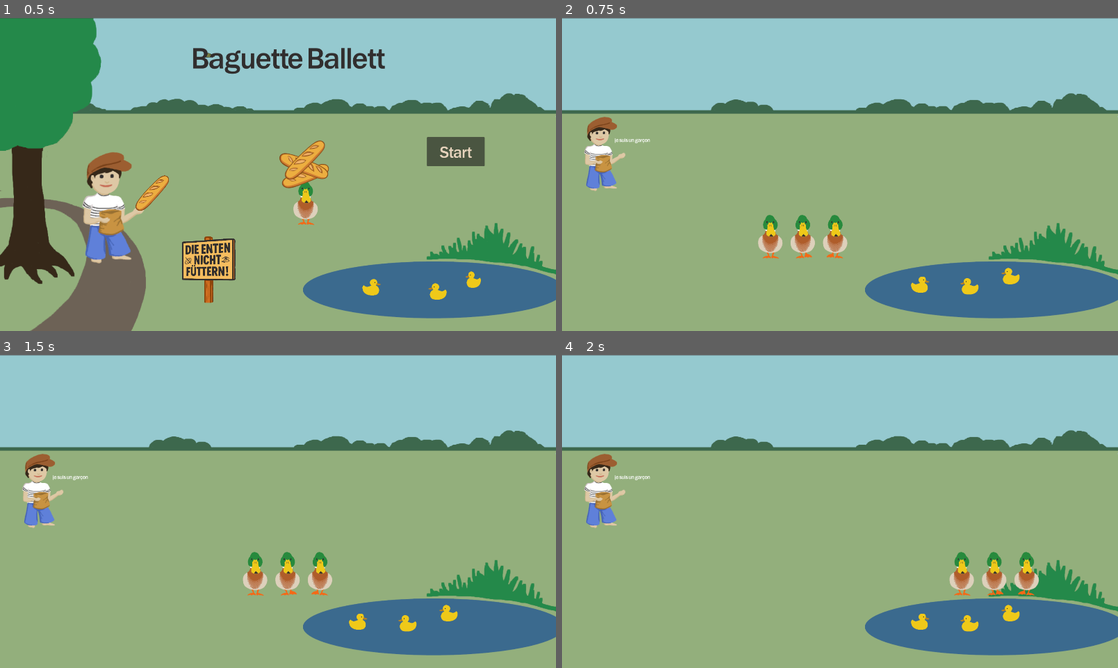
Above: before the commit, frames 1-4 (two rows, left to right).
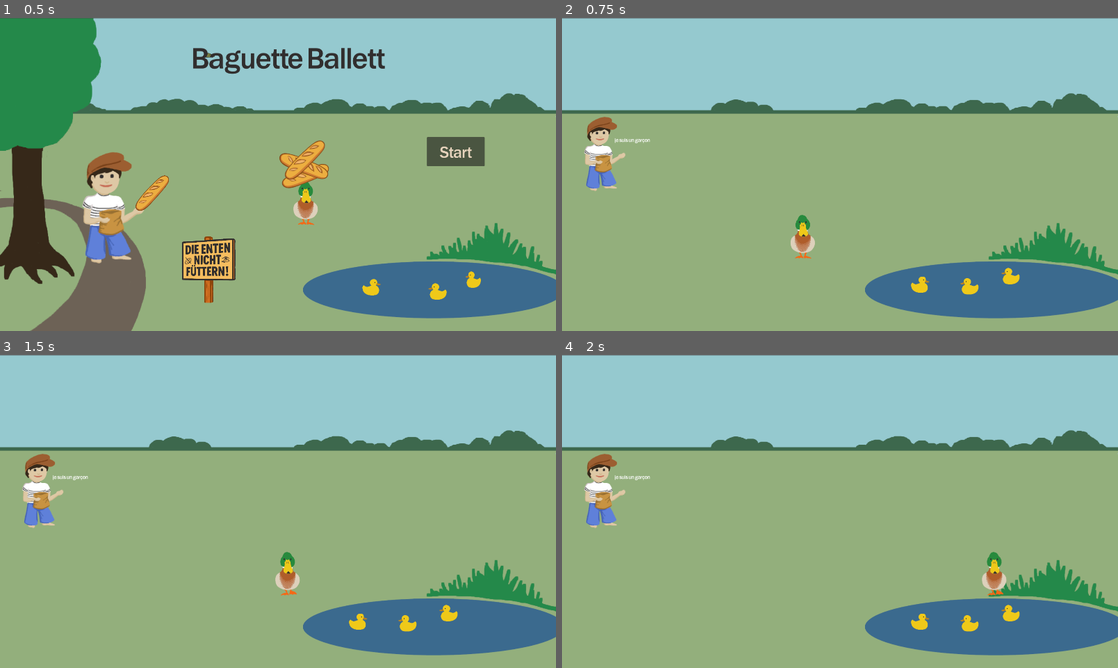
Above: after the commit, the same moments.

Repository: baguette-ballett/baguette-ballett
Game: Godot game, scene res://scenes/intro/intro.tscn
Two runs of this game, one before a commit and one after it. Both use one fixed random seed, a clock stepped at 60 frames per second and the inputs below.
Inputs:
- Up to frame 1 (0.5 s): no input
- Up to frame 2 (0.75 s): click "Start" at 0.5 s
- Up to frame 3 (1.5 s): tap Enter (ui_accept) at 1.25 s; hold Right (ui_right) from 1.28 s (still down)
- Up to frame 4 (2 s): keep holding Right (ui_right); tap Enter (ui_accept) at 1.52 s

Frame 1 is identical in both runs. In frame 2, 0.8% of the frame differs, in the area x 35-52%, y 62-77%; in frame 3, 0.7%; in frame 4, 0.8%.

Commit message:
Make the duck waddle

Diff:
--- a/scenes/player/player.tscn
+++ b/scenes/player/player.tscn
@@ -1,7 +1,36 @@
-[gd_scene load_steps=3 format=3 uid="uid://nmxc788sia0e"]
+[gd_scene load_steps=7 format=3 uid="uid://nmxc788sia0e"]
 
 [ext_resource type="Script" uid="uid://58aex222u1a5" path="res://scenes/player/player.gd" id="1_cm2cf"]
 [ext_resource type="Texture2D" uid="uid://v54eeiaxubhp" path="res://assets/sprites/duck.png" id="2_dovo2"]
+
+[sub_resource type="AtlasTexture" id="AtlasTexture_dovo2"]
+atlas = ExtResource("2_dovo2")
+region = Rect2(0, 0, 112, 152)
+
+[sub_resource type="AtlasTexture" id="AtlasTexture_gmlin"]
+atlas = ExtResource("2_dovo2")
+region = Rect2(112, 0, 112, 152)
+
+[sub_resource type="AtlasTexture" id="AtlasTexture_lvxji"]
+atlas = ExtResource("2_dovo2")
+region = Rect2(224, 0, 112, 152)
+
+[sub_resource type="SpriteFrames" id="SpriteFrames_dovo2"]
+animations = [{
+"frames": [{
+"duration": 1.0,
+"texture": SubResource("AtlasTexture_dovo2")
+}, {
+"duration": 1.0,
+"texture": SubResource("AtlasTexture_gmlin")
+}, {
+"duration": 1.0,
+"texture": SubResource("AtlasTexture_lvxji")
+}],
+"loop": true,
+"name": &"default",
+"speed": 5.0
+}]
 
 [node name="Player" type="CharacterBody2D"]
 collision_layer = 2
@@ -11,5 +40,7 @@
 [node name="CollisionPolygon2D" type="CollisionPolygon2D" parent="."]
 polygon = PackedVector2Array(30, 76, -28, 76, -44, 27, -44, 14, -39, 2, -30, -5, -26, -45, -23, -55, -19, -59, -16, -67, -13, -71, -10, -74, -8, -75, 1, -75, 6, -73, 9, -71, 12, -68, 16, -61, 20, -57, 22, -54, 25, -47, 31, -1, 37, 5, 41, 12, 42, 18, 42, 27)
 
-[node name="Sprite2D" type="Sprite2D" parent="."]
-texture = ExtResource("2_dovo2")
+[node name="Sprite2D" type="AnimatedSprite2D" parent="."]
+sprite_frames = SubResource("SpriteFrames_dovo2")
+autoplay = "default"
+frame_progress = 0.0692502
